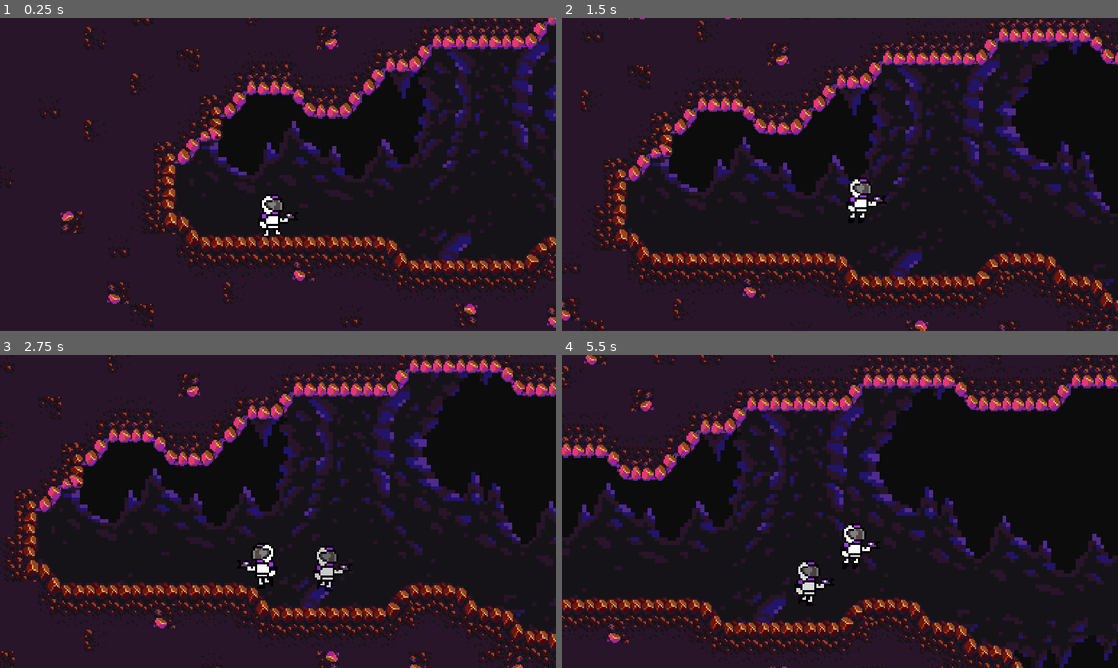
Above: before the commit, frames 1-4 (two rows, left to right).
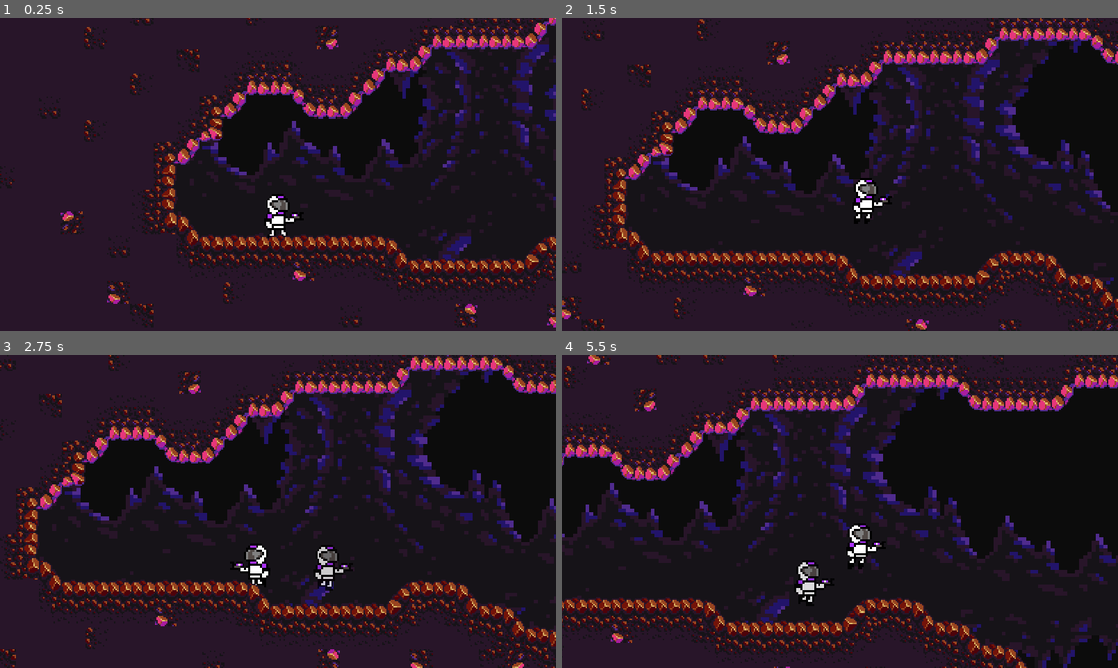
Above: after the commit, the same moments.

Repository: mhanberry1/acerola-jam-2024
Game: Godot game, scene res://main.tscn
The game is run twice, just before and just after one commit, with the same random seed, the same clock (stepped at 60 frames per second) and the same inputs.
Inputs:
- Up to frame 1 (0.25 s): no input
- Up to frame 2 (1.5 s): hold W (jump) 0.53-1.28 s; hold Right (right) from 0.53 s (still down); tap Space (shoot) at 0.6 s; tap W (jump) at 1.35 s
- Up to frame 3 (2.75 s): tap W (jump) at 1.52, 1.82 s; tap Space (shoot) at 1.55 s; release Right (right) at 2.03 s; hold Left (left) from 2.03 s (still down); hold W (jump) from 2.03 s (still down); tap S (rewind) at 2.1 s
- Up to frame 4 (5.5 s): release Left (left) at 2.78 s; release W (jump) at 2.78 s; hold Right (right) 2.78-4.28 s; tap Space (shoot) at 2.85, 3.6, 4.55 s; tap W (jump) at 3.02, 3.32, 4.35, 4.52, 4.82 s; hold W (jump) 3.53-4.28 s; hold Left (left) 4.28-5.03 s; hold Right (right) from 5.03 s (still down); hold W (jump) from 5.03 s (still down); tap S (rewind) at 5.1 s

The runs differ from the first frame. In frame 1, 1.3% of the frame differs, in the area x 1-100%, y 0-99%; in frame 2, 8.4%; in frame 3, 14%; in frame 4, 15%, in the area x 0-100%, y 0-100%.

Commit message:
fix player collision issues

Diff:
--- a/src/components/player.tscn
+++ b/src/components/player.tscn
@@ -16,19 +16,15 @@
 scale = Vector2(0.25, 0.25)
 floor_constant_speed = true
 script = ExtResource("1_alefx")
-speed = null
-gravity = null
-jump_force = null
-max_jump_duration = null
 
 [node name="AnimatedSprite2D" type="AnimatedSprite2D" parent="."]
 texture_filter = 1
+position = Vector2(16, 0)
 scale = Vector2(5.5, 5.5)
 sprite_frames = ExtResource("2_ulld1")
 animation = &"walk"
 
 [node name="CollisionShape2D" type="CollisionShape2D" parent="."]
-position = Vector2(-16, 0)
 shape = SubResource("CapsuleShape2D_1sys5")
 
 [node name="Camera2D" type="Camera2D" parent="."]
@@ -41,8 +37,6 @@
 z_index = -1
 position = Vector2(47, -3)
 script = ExtResource("3_0mpjm")
-speed = null
-lifetime = null
 
 [node name="Sprite2D" type="Sprite2D" parent="bullet"]
 texture_filter = 1
--- /dev/null
+++ b/src/components/spikey.tscn
@@ -0,0 +1,39 @@
+[gd_scene load_steps=6 format=3 uid="uid://bnnfbm6m7332w"]
+
+[ext_resource type="Texture2D" uid="uid://bbft8yjp15qro" path="res://sprites/enemies/spikey.png" id="1_b21gd"]
+
+[sub_resource type="RectangleShape2D" id="RectangleShape2D_6a6x4"]
+size = Vector2(20, 12)
+
+[sub_resource type="AtlasTexture" id="AtlasTexture_k0grv"]
+atlas = ExtResource("1_b21gd")
+region = Rect2(0, 0, 19, 12)
+
+[sub_resource type="AtlasTexture" id="AtlasTexture_e75p2"]
+atlas = ExtResource("1_b21gd")
+region = Rect2(19, 0, 19, 12)
+
+[sub_resource type="SpriteFrames" id="SpriteFrames_db1mp"]
+animations = [{
+"frames": [{
+"duration": 1.0,
+"texture": SubResource("AtlasTexture_k0grv")
+}, {
+"duration": 1.0,
+"texture": SubResource("AtlasTexture_e75p2")
+}],
+"loop": true,
+"name": &"default",
+"speed": 1.0
+}]
+
+[node name="Spikey" type="StaticBody2D"]
+
+[node name="CollisionShape2D" type="CollisionShape2D" parent="."]
+shape = SubResource("RectangleShape2D_6a6x4")
+
+[node name="AnimatedSprite2D" type="AnimatedSprite2D" parent="."]
+texture_filter = 1
+sprite_frames = SubResource("SpriteFrames_db1mp")
+autoplay = "default"
+frame_progress = 0.0195144
--- a/src/main.tscn
+++ b/src/main.tscn
@@ -10,7 +10,9 @@
 [node name="player" parent="." instance=ExtResource("1_vi0c5")]
 position = Vector2(102, 38)
 speed = 100
+gravity = 1000
 jump_force = 200
+max_jump_duration = 0.1
 
 [node name="Rewinder" type="Node" parent="."]
 script = ExtResource("3_hmyin")
--- a/src/scripts/bullet.gd
+++ b/src/scripts/bullet.gd
@@ -9,7 +9,7 @@
 func flip():
 	$Sprite2D.flip_h = true
 	speed *= -1
-	position.x -= 101
+	position.x *= -1
 
 func shoot():
 	_shooting = true
--- a/src/scripts/player.gd
+++ b/src/scripts/player.gd
@@ -52,9 +52,15 @@
 	if not is_on_floor():
 		_animated_sprite.play("jump")
 	elif Input.is_action_pressed("right"):
+		if _animated_sprite.flip_h:
+			_animated_sprite.position.x *= -1
+
 		_animated_sprite.flip_h = false
 		_animated_sprite.play("walk")
 	elif Input.is_action_pressed("left"):
+		if not _animated_sprite.flip_h:
+			_animated_sprite.position.x *= -1
+
 		_animated_sprite.flip_h = true
 		_animated_sprite.play("walk")
 	else:
Binary file added: src/sprites/enemies/spikey.png
Not shown, added: src/sprites/enemies/spikey.png.import
